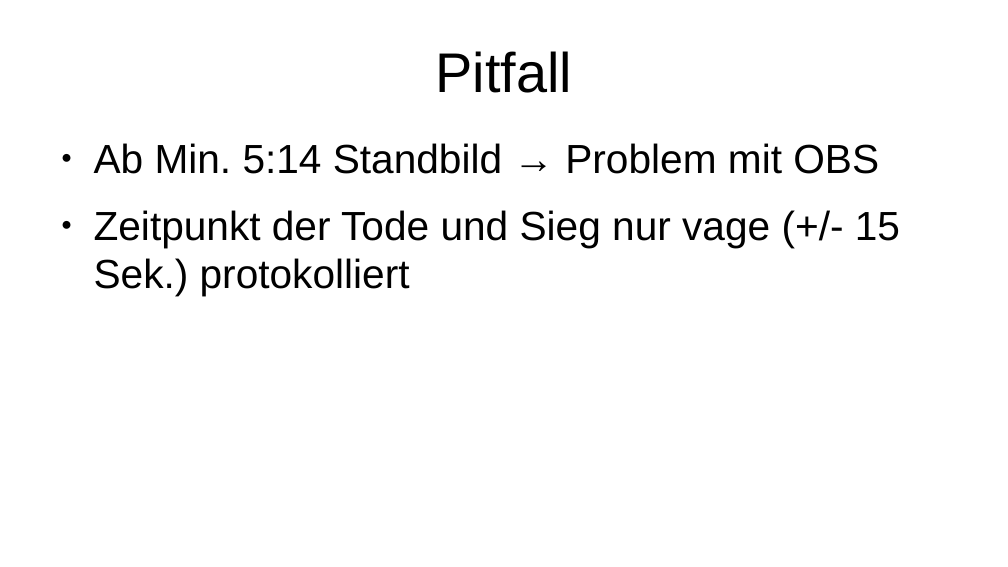
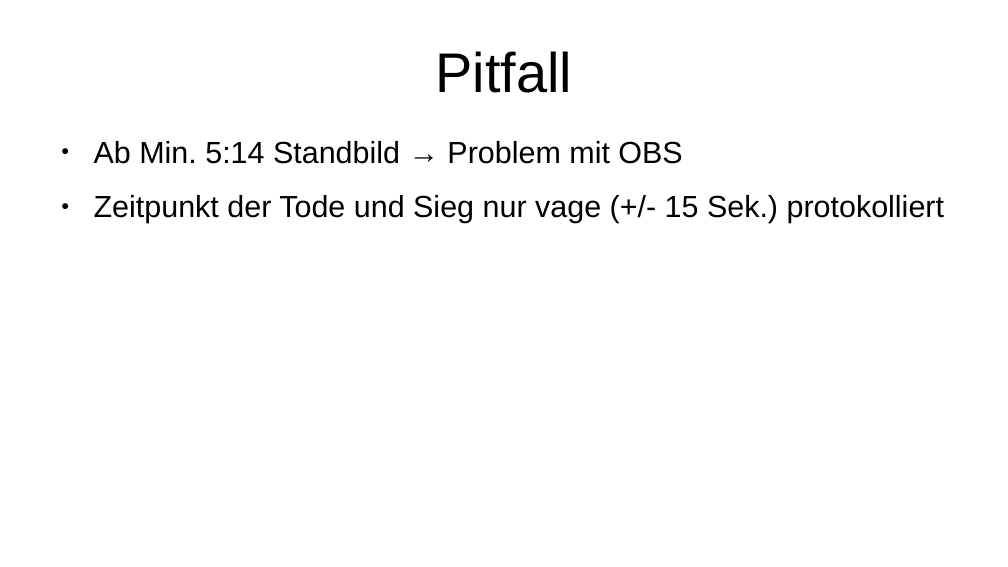
Before and after one commit to gorgoroth31/gdmt-ekg, a slide deck: slide 6 of präsentation.odp. Drawn at 1008x567 pixels with LibreOffice and Linux fonts; fonts in the diff are those of the drawing. Boxes give left, top, right and bottom in pixels: in the first picture for what was removed or moved away, otherwise in the second. Text is boxed around its words. In the diff, an @@ line names an element or a change of style, - is before the commit and + after.

```diff
--- a/präsentation.odp
+++ b/präsentation.odp
@@ text "Ab Min. 5:14 Standbild → ..." at (x1=94, y1=141, x2=945, y2=223): size 32 to 24 pt @@
```
Also in this commit, not shown: 4 other slides changed, 2 other files.
